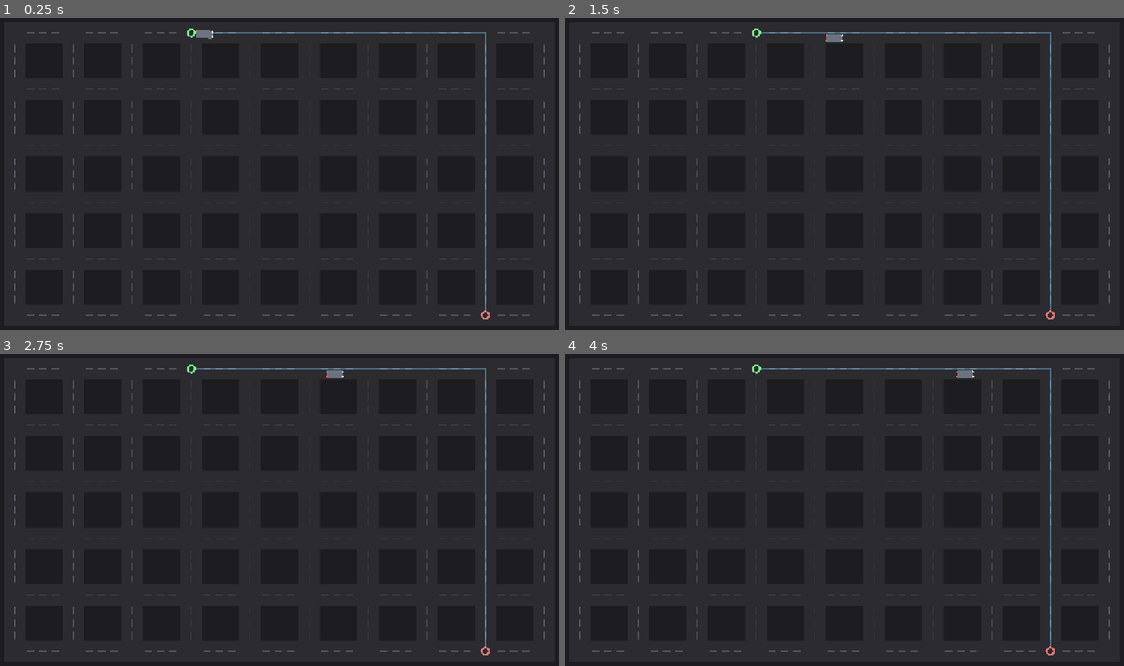
Above: before the commit, frames 1-4 (two rows, left to right).
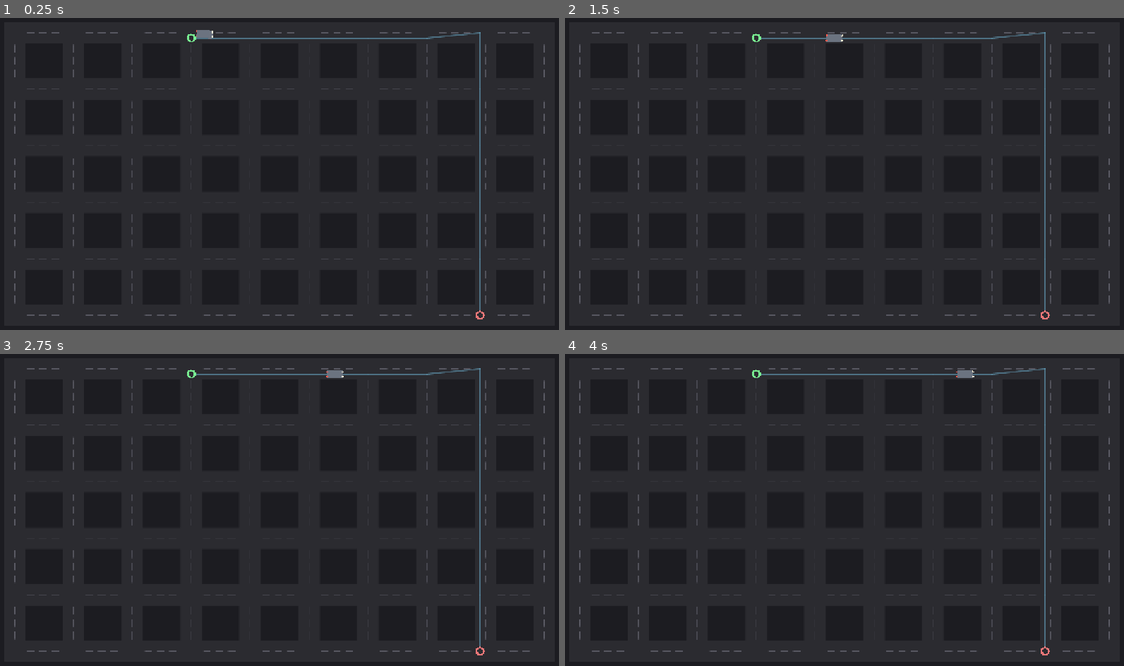
Above: after the commit, the same moments.

Repository: kristofsw/city-traffic-sim
Game: Godot game, scene res://scenes/main.tscn
Two runs of this game, one before a commit and one after it. Both use one fixed random seed, a clock stepped at 60 frames per second and the inputs below.
Inputs:
- Up to frame 1 (0.25 s): no input
- Up to frame 2 (1.5 s): tap Enter at 0.5 s; tap Space at 1.25 s
- Up to frame 3 (2.75 s): tap Enter at 2 s
- Up to frame 4 (4 s): tap Space at 2.75 s; tap Enter at 3.5 s

The runs differ from the first frame. In frame 1, 1.0% of the frame differs, in the area x 33-88%, y 3-97%; in frame 2, 1.0%; in frame 3, 1.0%; in frame 4, 1.0%.

Commit message:
fix: arrival-repath infinite loop + offset A/B markers to right lane
- Root cause of 'flashing by' after first trip: the arrival guard
  'traj_index = trajectory.size()' was executed AFTER arrived.emit(),
  which synchronously called assign_path (resetting traj_index=0 and
  trajectory to the new path). The guard then overwrote traj_index=0
  with the NEW trajectory.size(), instantly marking the new trip as
  complete and triggering another arrival on the next frame -> cascade
  of instant trips. Fixed by setting the guard BEFORE emit().
- Route line and A/B markers were drawn at intersection centers; now
  offset to the right-hand lane (perpendicular * lane_offset) matching
  the vehicle's actual trajectory, so the cyan line and green/red
  rings sit on the right lane from the driver's perspective.

Diff:
--- a/scripts/road_grid.gd
+++ b/scripts/road_grid.gd
@@ -19,6 +19,7 @@
 @export var road_width: float = 48.0
 @export var lane_width: float = 24.0
 @export var show_debug: bool = false
+@export var lane_offset: float = 12.0  # right-hand lane offset, matches vehicle
 
 var generator: GridGenerator = null
 var graph: RoadGraph = null
@@ -79,15 +80,28 @@
 func _draw_route() -> void:
 	if route_path.size() < 2:
 		return
-	# Soft cyan polyline through the path's world positions.
-	for i in range(route_path.size() - 1):
-		var a: Vector2 = graph.world_of(route_path[i])
-		var b: Vector2 = graph.world_of(route_path[i + 1])
-		draw_line(a, b, ROUTE_LINE_COLOR, 3.0, true)
-	# Start (A) ring: green.
-	_draw_ring(graph.world_of(route_start), 10.0, ROUTE_START_COLOR)
-	# Goal (B) ring: red.
-	_draw_ring(graph.world_of(route_goal), 10.0, ROUTE_GOAL_COLOR)
+	# Compute the right-hand offset world position for each path node, using
+	# the direction of the segment LEAVING that node (so the route line and the
+	# A/B markers sit on the right lane the vehicle actually drives on).
+	var offset_points: Array[Vector2] = []
+	for i in range(route_path.size()):
+		var key: Vector2i = route_path[i]
+		var p: Vector2 = graph.world_of(key)
+		var dir: Vector2
+		if i < route_path.size() - 1:
+			dir = (graph.world_of(route_path[i + 1]) - p).normalized()
+		else:
+			# Last node: use the direction of the segment that arrived here.
+			dir = (p - graph.world_of(route_path[i - 1])).normalized()
+		var perp: Vector2 = Vector2(-dir.y, dir.x)  # right-hand perpendicular (y-down)
+		offset_points.append(p + perp * lane_offset)
+	# Soft cyan polyline through the offset positions (the right lane).
+	for i in range(offset_points.size() - 1):
+		draw_line(offset_points[i], offset_points[i + 1], ROUTE_LINE_COLOR, 3.0, true)
+	# Start (A) ring: green, on the right lane.
+	_draw_ring(offset_points[0], 10.0, ROUTE_START_COLOR)
+	# Goal (B) ring: red, on the right lane.
+	_draw_ring(offset_points[offset_points.size() - 1], 10.0, ROUTE_GOAL_COLOR)
 
 func _draw_ring(center: Vector2, radius: float, color: Color) -> void:
 	draw_circle(center, radius, color)
--- a/scripts/vehicle_controller.gd
+++ b/scripts/vehicle_controller.gd
@@ -120,10 +120,11 @@
 
 func _process(delta: float) -> void:
 	if graph == null or trajectory.size() < 2 or traj_index >= trajectory.size() - 1:
-		# Check arrival.
+		# Check arrival. Guard BEFORE emit so the post-emit assignment
+		# (which resets traj_index via assign_path) is not overwritten.
 		if trajectory.size() > 0 and traj_index >= trajectory.size() - 1:
+			traj_index = trajectory.size()  # guard against re-emit BEFORE handler runs
 			arrived.emit()
-			traj_index = trajectory.size()  # guard against re-emit
 		return
 
 	var target: Vector2 = trajectory[traj_index + 1]
